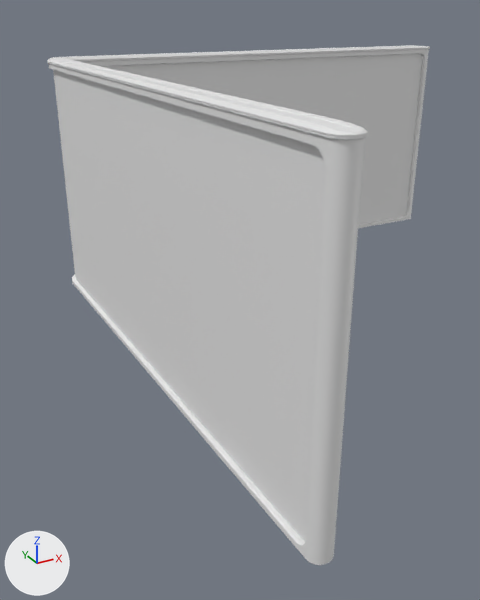
The FBX model Assets/Art_Assets/Environment/LWall/sm_wall_L_screen_fixed2.fbx: old version first, new version second.
Both versions are drawn from a camera (50 mm lens) standing at (-5.7, -22.2, 9.1) and looking at (3.0, -6.3, 1.1). Lighting does not change. The marker at lower left points along +X, +Y and +Z. Where no turn or scale is listed for an object, it has been applied to the vertices.

The scene before the commit, as lines of its bpy script (objects in view):
```python
me_circle_193 = bpy.data.meshes.new('Circle.193')
me_circle_193.from_pydata(...)  # 1188 vertices, 1075 faces; spans x -0.5..15.6, y -15.3..0.5, z 0.2..7.6
# faces by material slot: [999, 38, 38]
me_circle_193.materials.append(mat_wall_frame)  # white #e7e7e7
me_circle_193.materials.append(mat_wall_interior)  # white #e7e7e7
me_circle_193.materials.append(mat_wallglass)  # white #e7e7e7
ob_lwallscreen_low = bpy.data.objects.new('Lwallscreen_low', me_circle_193)
ob_lwallscreen_low.location = (0.0, 0.0, 0.0)
```
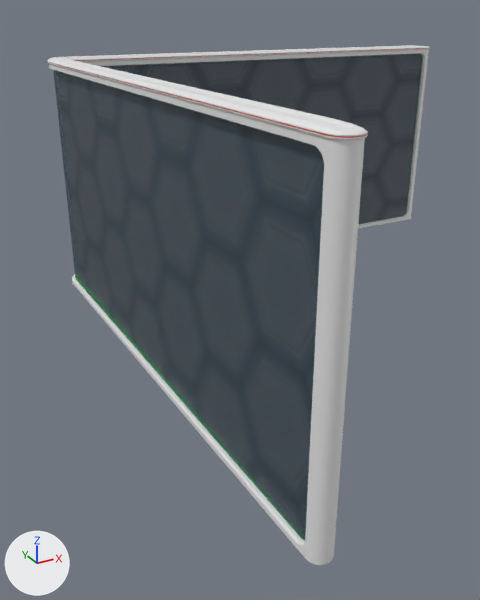
What the commit changed:
Picture 'HexagonWallCookieCutter_MetalHex_BaseMap.png' (img_hexagonwallcookiecutter_metalhex_basemap_png) is new.
Picture 'HexagonWallCookieCutter_GlassHex_BaseMap.png' (img_hexagonwallcookiecutter_glasshex_basemap_png) is new.
Material 'TravelingEmissive' (mat_travelingemissive) is new.
Its base color is (0.8, 0.0961, 0.0) (orange #e75700).
Material 'NEWCCMetal' (mat_newccmetal) is new.
Its texture is img_hexagonwallcookiecutter_metalhex_basemap_png.
Material 'NEWCCGlass' (mat_newccglass) is new.
Its texture is img_hexagonwallcookiecutter_glasshex_basemap_png.
Its alpha is 0.595.
Material 'StillEmissive' (mat_stillemissive) is new.
Its base color is (0.00242, 0.8, 0.0) (green #08e700).
me_circle_193 is used by ob_lwallscreen_low; location (0.0, 0.0, 0.0).
me_circle_193 had 1188 vertices, 1075 faces and spanned x -0.5..15.6, y -15.3..0.5, z 0.2..7.6.
me_circle_193 no longer uses material mat_wall_interior (white #e7e7e7).
me_circle_193 now has 868 vertices, 815 faces and spans x -0.5..15.6, y -15.3..0.5, z 0.2..7.6.
me_circle_193 part 1: 15 vertices moved within x -0.4..0.1, y -15.0..-14.6, z 0.2..7.6; 172 vertices removed from x -0.5..0.1, y -15.0..-0.9, z 0.2..7.6; 8 vertices added at x -0.3..0.0, y -14.9, z 0.3..7.3.
me_circle_193 part 2: 17 vertices moved within x 14.9..15.3, y -0.1..0.4, z 0.3..7.6; 164 vertices removed from x 14.7..15.3, y -0.1..0.5, z 0.2..7.6; 8 vertices added at x 15.2, y 0.0..0.3, z 0.3..7.3.
me_circle_193 part 3: 121 faces spanning x -0.5..15.6, y -15.3..0.5, z 7.5 switch from mat_wall_frame (white #e7e7e7) to mat_travelingemissive (orange #e75700).
me_circle_193 part 4: 8 faces spanning x -0.3..0.4, y -0.4..0.3, z 0.3..7.3 switch from mat_wallglass (white #e7e7e7) to mat_newccglass (picture img_hexagonwallcookiecutter_glasshex_basemap_png).
me_circle_193 now uses material mat_newccmetal (picture img_hexagonwallcookiecutter_metalhex_basemap_png).
me_circle_193 now uses material mat_stillemissive (green #08e700).

Changed parts and their boxes (x1, y1, x2, y2) in the pictures (480 x 600 px):
part 1 of me_circle_193, cut back: before (58, 71, 362, 545); after (54, 70, 353, 545)
part 2 of me_circle_193, cut back: before (101, 45, 429, 229); after (101, 49, 428, 226)
part 3 of me_circle_193, recoloured (grey to brown): (48, 48, 425, 138) in both
part 4 of me_circle_193, recoloured: (53, 70, 76, 278) in both
